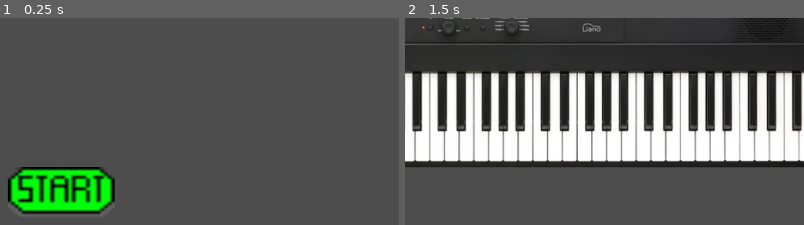
Above: before the commit, frames 1-2 (left to right).
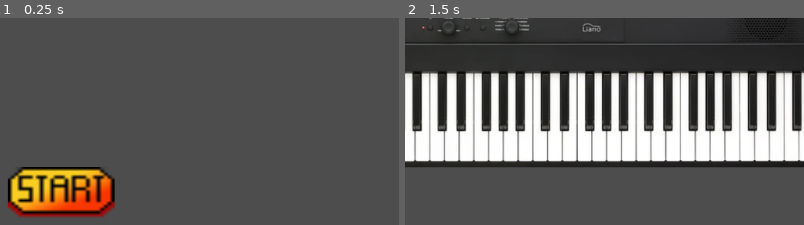
Above: after the commit, the same moments.

Repository: ArsenicBite/FunctionalPiano
Game: Godot game, scene res://HomePage.tscn
Two runs of this game, one before a commit and one after it. Both use one fixed random seed, a clock stepped at 60 frames per second and the inputs below.
Inputs (mouse positions are % of the whole screen's width and height, from its top left):
- Up to frame 1 (0.25 s): no input
- Up to frame 2 (1.5 s): click (49, 51) at 0.5 s; click (3, 33) at 1.25 s
The pictures show only the part of the screen within x 41-91%, y 9-59%; the shares and areas given below are measured in that part.

The runs differ from the first frame. In frame 1, 5.4% of the frame differs, in the area x 2-29%, y 72-97%; in frame 2, nothing differs.

Commit message:
Started work on volume slider

Diff:
--- a/music-assaignment/HomePage.tscn
+++ b/music-assaignment/HomePage.tscn
@@ -1,9 +1,9 @@
 [gd_scene load_steps=5 format=3 uid="uid://dyne4eq26lffm"]
 
 [ext_resource type="Script" path="res://home_page.gd" id="1_uhyve"]
-[ext_resource type="Texture2D" uid="uid://w3llrc7f6c5n" path="res://Buttons/Unpressed.png" id="2_mdpmb"]
+[ext_resource type="Texture2D" uid="uid://c5yr6cp2hl660" path="res://Buttons/Start Button.png" id="2_s2f2k"]
+[ext_resource type="Texture2D" uid="uid://b0bdhib6j6g8t" path="res://Buttons/Start Button Pressed.png" id="3_1rvdm"]
 [ext_resource type="Script" path="res://play.gd" id="3_gpnl3"]
-[ext_resource type="Texture2D" uid="uid://0iyhk1vr1fr6" path="res://Buttons/Pressed2.png" id="3_k7a5j"]
 
 [node name="Scene" type="Node2D"]
 script = ExtResource("1_uhyve")
@@ -14,8 +14,8 @@
 offset_right = 631.0
 offset_bottom = 349.0
 scale = Vector2(1.06986, 1.05474)
-texture_normal = ExtResource("2_mdpmb")
-texture_hover = ExtResource("3_k7a5j")
+texture_normal = ExtResource("2_s2f2k")
+texture_hover = ExtResource("3_1rvdm")
 stretch_mode = 0
 script = ExtResource("3_gpnl3")
 metadata/_edit_use_anchors_ = true
--- /dev/null
+++ b/music-assaignment/h_slider.gd
@@ -0,0 +1,17 @@
+extends HSlider
+
+@export
+var bus_name: String
+
+var bus_index: int
+
+func _ready() -> void:
+	bus_index = AudioServer.get_bus_index(bus_name)
+	value_changed.connect(_on_value_changed)
+
+func _on_value_changed(value: float) -> void:
+	AudioServer.set_bus_volume_db(
+		bus_index,
+		linear_to_db(value)
+
+	)
--- /dev/null
+++ b/music-assaignment/h_slider.tscn
@@ -0,0 +1,10 @@
+[gd_scene load_steps=2 format=3 uid="uid://c22vhpq2bejq4"]
+
+[ext_resource type="Script" path="res://h_slider.gd" id="1_1jaf2"]
+
+[node name="HSlider" type="HSlider"]
+offset_right = 8.0
+offset_bottom = 16.0
+max_value = 1.0
+step = 0.001
+script = ExtResource("1_1jaf2")
Binary file added: music-assaignment/Buttons/Start Button Pressed.png
Not shown, added: music-assaignment/Buttons/Start Button Pressed.png.import
Binary file added: music-assaignment/Buttons/Start Button.png
Not shown, added: music-assaignment/Buttons/Start Button.png.import
Not shown: 3 places in music-assaignment/Main Game.tscn that only renumber resources
Binary file added: music-assaignment/Start Button.png
Not shown, added: music-assaignment/Start Button.png.import
